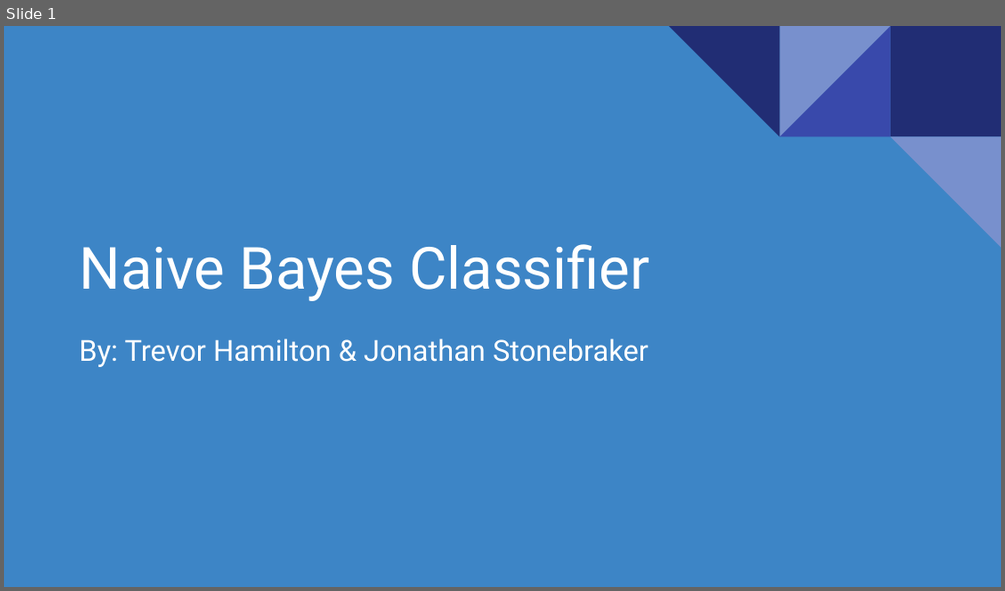
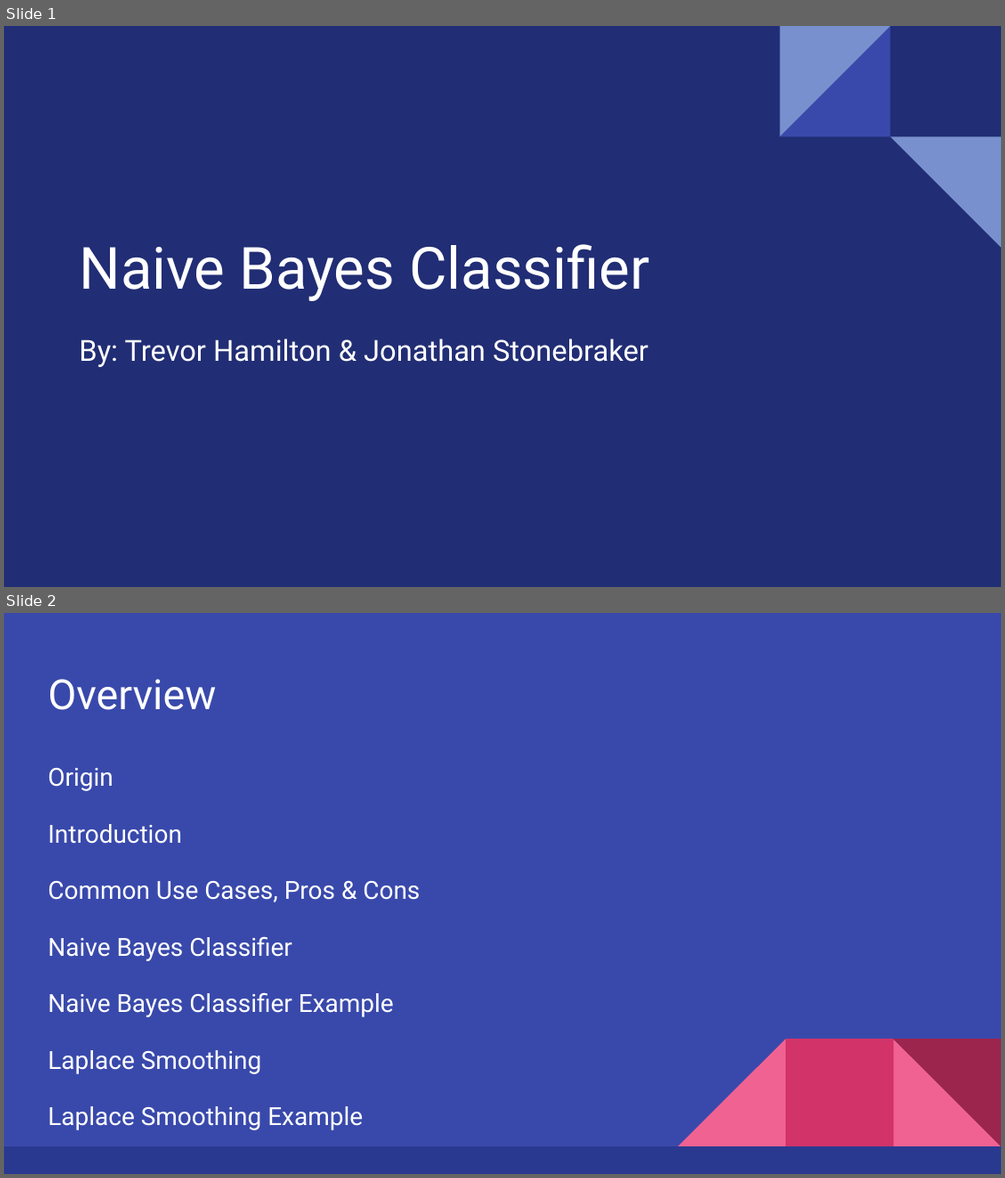
Before and after one commit to hamiltontj/NaiveBayes, a slide deck: doc/Presentation.pptx. Shown one above the other, each under a label of ours: slide 1 before the commit, slides 1 and 2 after it. The pictures are 1005x591 and 1005x1178 pixels, drawn with LibreOffice and Linux fonts; fonts in the diff are those of the drawing. Boxes give left, top, right and bottom in pixels: in the first picture for what was removed or moved away, otherwise in the second. Text is boxed around its words. In the diff, an @@ line names an element or a change of style, - is before the commit and + after.

```diff
--- a/doc/Presentation.pptx
+++ b/doc/Presentation.pptx
@@ slide 2 added at [4, 613, 1001, 1174], background #3949AB @@
@@ title added at [48, 679, 216, 710], 30 pt, text #FFFFFF @@
+Overview
@@ text added at [48, 768, 420, 1130], 18 pt, text #FFFFFF @@
+Origin
+Introduction
+Common Use Cases, Pros & Cons
+Naive Bayes Classifier
+Naive Bayes Classifier Example
+Laplace Smoothing
+Laplace Smoothing Example
@@ group added at [4, 1038, 1001, 1174]: 3 right triangles, 2 rectangles @@
@@ slide 1 changed as well @@
@@ background #3D85C6 to #212D74 @@
@@ rectangle removed at [890, 26, 1001, 136] @@
```
Also in this commit, not shown: 28 other slides added, 9 slides removed, 27 other files.
